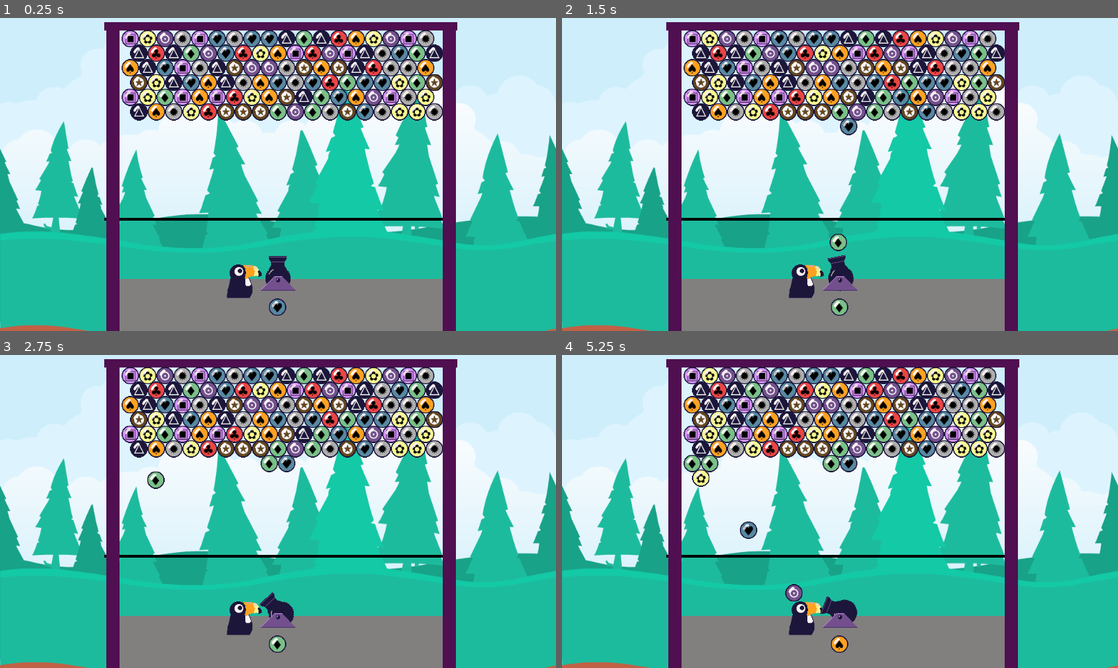
Above: before the commit, frames 1-4 (two rows, left to right).
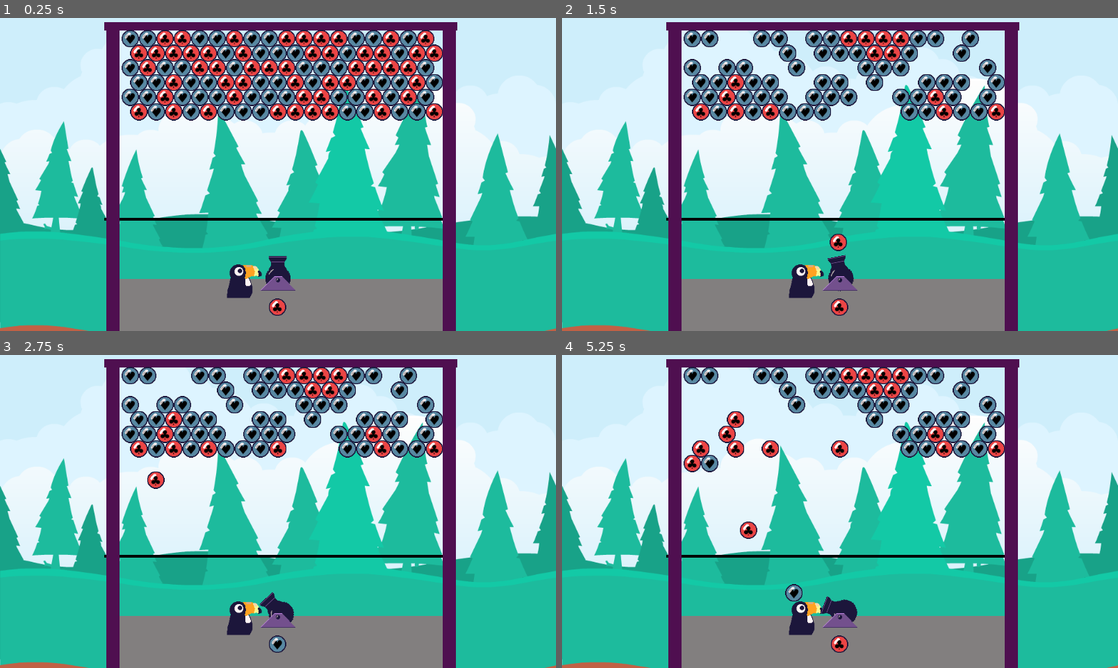
Above: after the commit, the same moments.

Repository: YannBurrett/ToucyBubble
Game: Godot game, scene res://Level/Level.tscn
Two runs of this game, one before a commit and one after it. Both use one fixed random seed, a clock stepped at 60 frames per second and the inputs below.
Inputs:
- Up to frame 1 (0.25 s): no input
- Up to frame 2 (1.5 s): tap Enter at 0.5 s; hold E (Nudge_Right) 0.53-1.28 s; hold Space (Fire) 0.53-1.28 s; hold A (Left) from 1.28 s (still down); tap Space (Fire) at 1.35 s
- Up to frame 3 (2.75 s): release A (Left) at 2.03 s; hold E (Nudge_Right) from 2.03 s (still down); hold Space (Fire) from 2.03 s (still down)
- Up to frame 4 (5.25 s): release Space (Fire) at 2.78 s; tap Space (Fire) at 2.85, 4.35 s; release E (Nudge_Right) at 3.53 s; hold Space (Fire) 3.53-4.28 s; hold A (Left) from 3.53 s (still down); hold Space (Fire) from 5.03 s (still down)

The runs differ from the first frame. In frame 1, 8.6% of the frame differs, in the area x 22-80%, y 4-95%; in frame 2, 11%; in frame 3, 11%; in frame 4, 13%, in the area x 21-80%, y 3-95%.

Commit message:
Spawning Only Available Colours

Diff:
--- a/Level/Level.gd
+++ b/Level/Level.gd
@@ -10,6 +10,7 @@
 
 const MAP_X = 19
 const MAP_Y = 13
+const CELL_TYPE = 1
 
 export (int, 2, 10) var number_of_bubble_types = 4
 
@@ -20,7 +21,7 @@
 			var bubble_type = randi() % number_of_bubble_types
 			Hex.set_cell(x,y,bubble_type)
 	PlayerLoc = get_PlayerLoc()
-	print(PlayerLoc)
+	check_remaining_bubbles()
 
 
 func get_PlayerLoc():
@@ -33,9 +34,14 @@
 
 
 func check_remaining_bubbles():
+	var bubbles = []
+	var cells = $TileMap.get_used_cells()
+	for cell in cells:
+		bubbles.append([cell, $TileMap.get_cellv(cell)])
 	var available_bubbles = []
-	for bubble in number_of_bubble_types:
-		available_bubbles.append(bubble)
+	for bubble in bubbles:
+		if not available_bubbles.has(bubble[CELL_TYPE]):
+			available_bubbles.append(bubble[CELL_TYPE])
 	emit_signal("prepare_bubble", available_bubbles)
 
 
--- a/Level/Level.tscn
+++ b/Level/Level.tscn
@@ -262,7 +262,7 @@
 
 [node name="Level" type="Node2D"]
 script = ExtResource( 6 )
-number_of_bubble_types = 10
+number_of_bubble_types = 2
 
 [node name="CanvasLayer" type="CanvasLayer" parent="."]
 layer = -1
